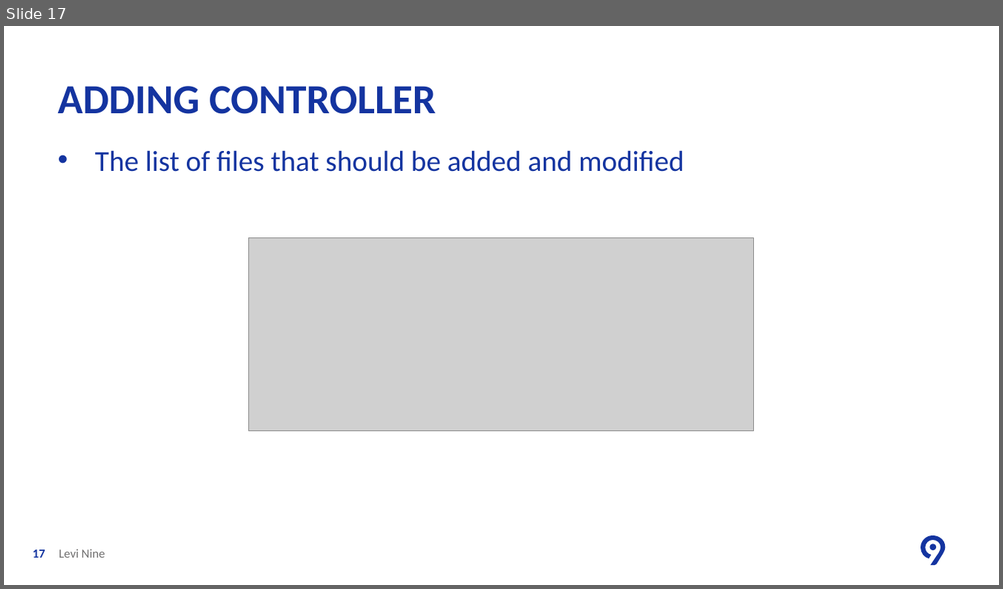
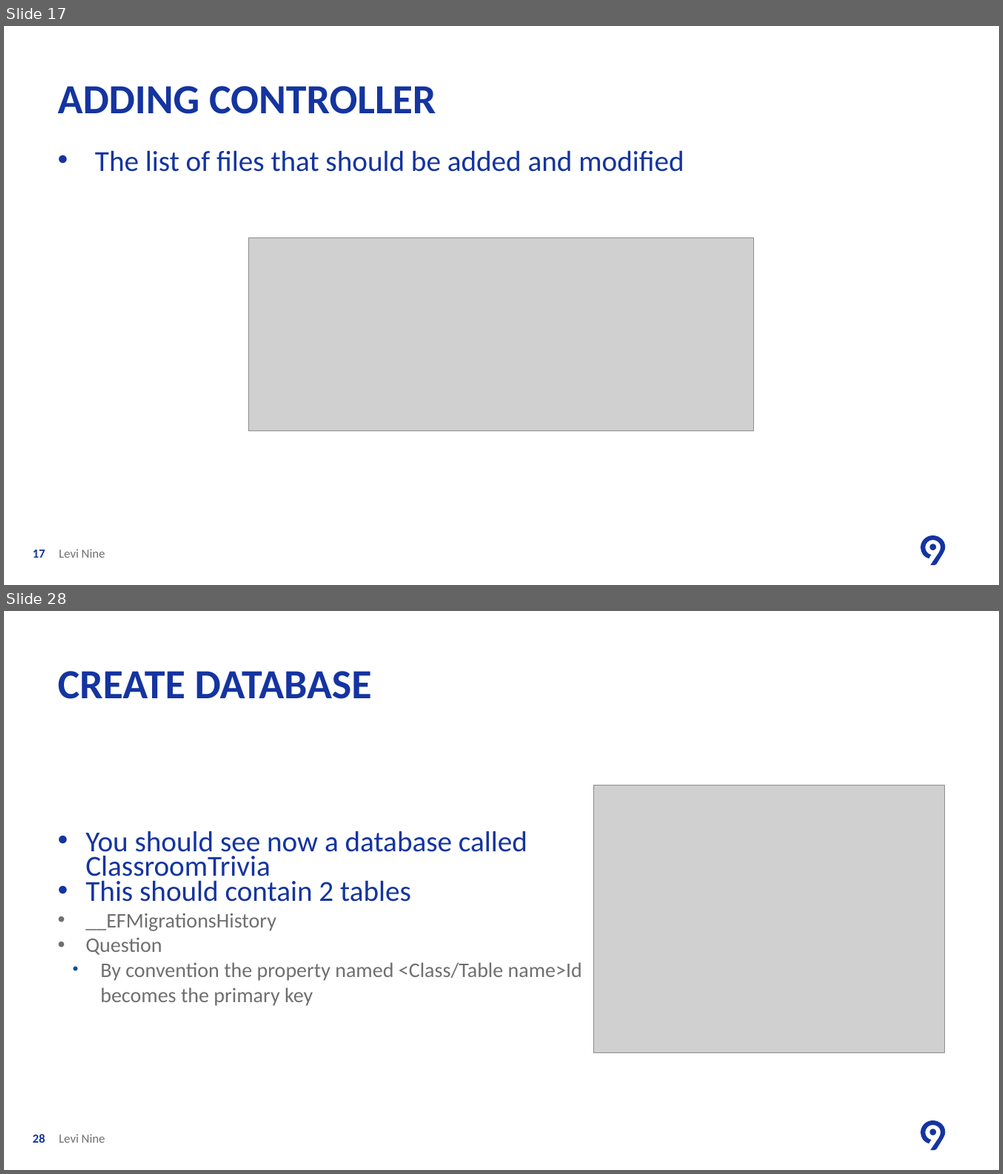
Before and after one commit to ancasturza/PracticaAC2018, a slide deck: PPT/L1/Lesson One Create Web Application.pptx. Shown one above the other, each under a label of ours: slide 17 before the commit, slides 17 and 28 after it; the slides between them are not shown. The pictures are 1003x589 and 1003x1174 pixels, drawn with LibreOffice and Linux fonts; fonts in the diff are those of the drawing; grey boxes stand for pictures; background and template pictures are left out. Boxes give left, top, right and bottom in pixels: in the first picture for what was removed or moved away, otherwise in the second. Text is boxed around its words. In the diff, an @@ line names an element or a change of style, - is before the commit and + after.

```diff
--- a/PPT/L1/Lesson One Create Web Application.pptx
+++ b/PPT/L1/Lesson One Create Web Application.pptx
@@ slide 28 added at bbox=[4, 611, 999, 1170], background #FFFFFF; not listed: 2 template elements that a slide beside it also shows @@
@@ title added at bbox=[58, 671, 372, 699], 40 pt, text #1434A0, bold @@
+CREATE DATABASE
@@ picture added at bbox=[594, 786, 944, 1054] @@
@@ text added at bbox=[85, 831, 582, 1006], 20 pt, text #706F6F @@
+• You should see now a database called ClassroomTrivia
+• This should contain 2 tables
+  • __EFMigrationsHistory
+  • Question
+    • By convention the property named <Class/Table name>Id becomes the primary key
@@ page number added at bbox=[33, 1134, 45, 1143], 12 pt, text #1434A0, bold @@
+28
@@ text added at bbox=[59, 1134, 105, 1143], 12 pt, text #706F6F @@
+Levi Nine
```
Also in this commit, not shown: 1 slide changed, 11 other slides added, 4 other files.
